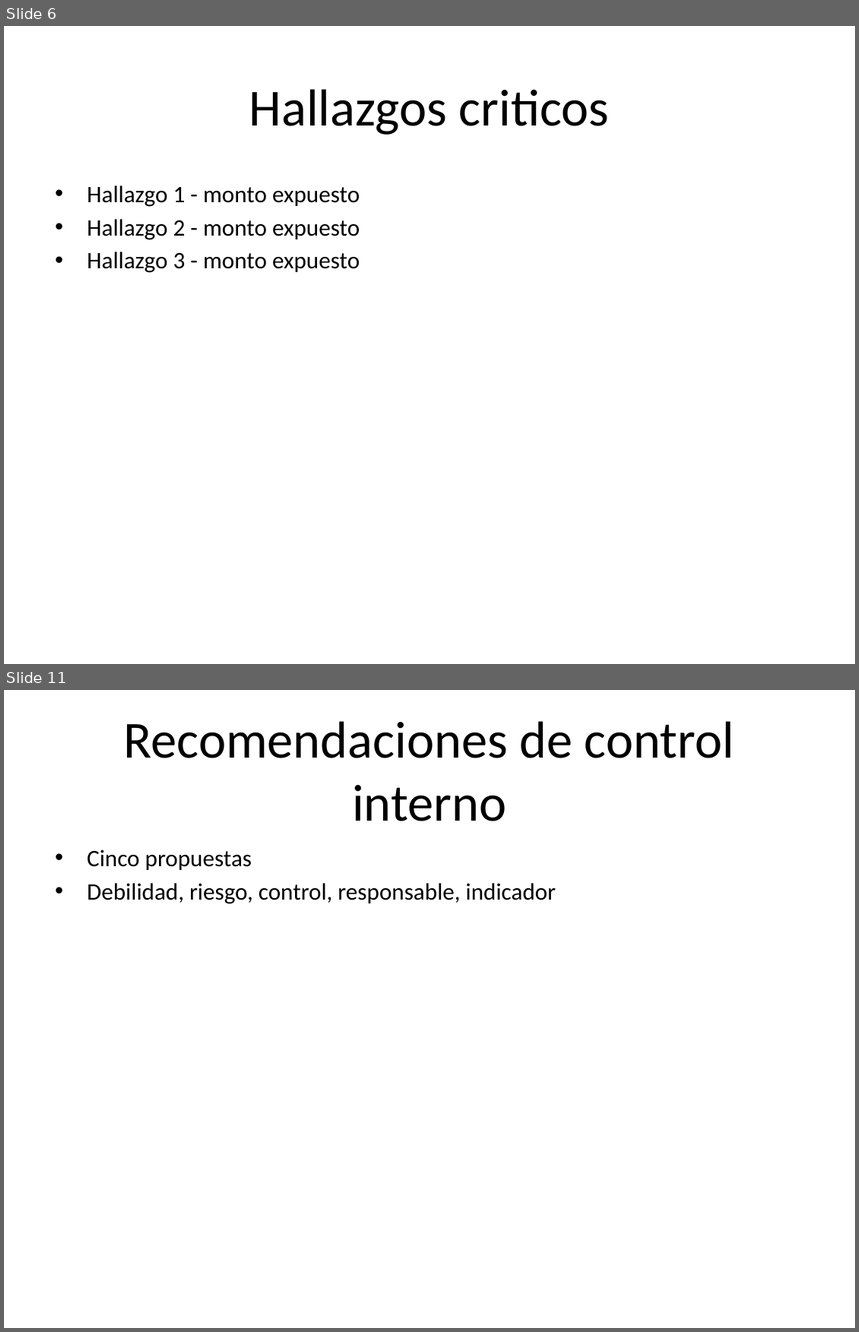
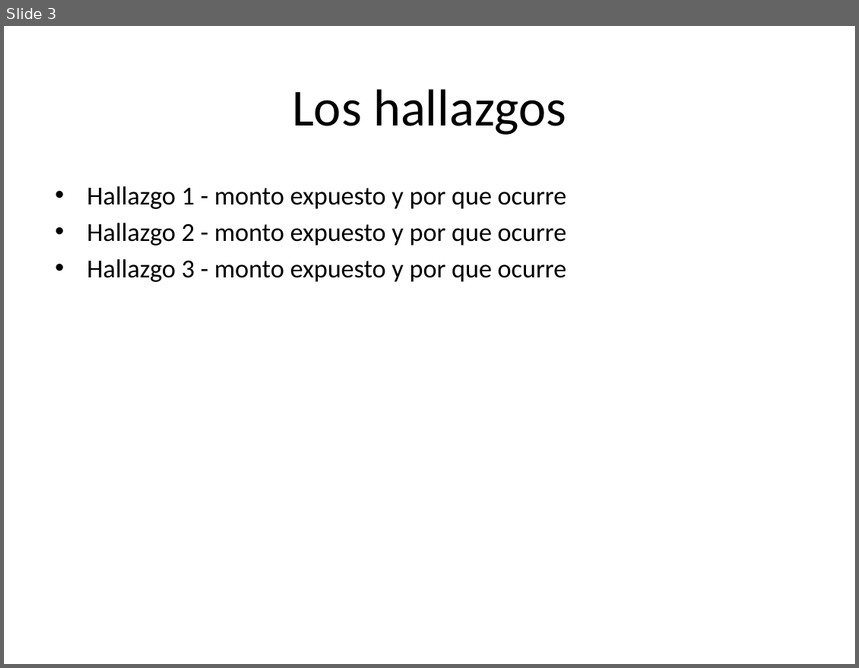
Before and after one commit to wcalcagno/hackathon-ubb-2026, a slide deck: templates/plantilla-presentacion.pptx. Shown one above the other, each under a label of ours: slides 6 and 11 before the commit, slide 3 after it; the slides between them are not shown. The pictures are 859x1332 and 859x668 pixels, drawn with LibreOffice and Linux fonts; fonts in the diff are those of the drawing. Boxes give left, top, right and bottom in pixels: in the first picture for what was removed or moved away, otherwise in the second. Text is boxed around its words. In the diff, an @@ line names an element or a change of style, - is before the commit and + after.

Commit message:
Pitch de 5 minutos y cronograma de la jornada
La exposicion pasa de 12 a 5 minutos, lo que obliga a rehacer el entregable
4: ya no es una defensa tecnica, es una recomendacion con evidencia.

- La plantilla de presentacion se reescribe como guia de pitch: maximo 6
  laminas, con el reparto de segundos por lamina, como abrir, que dejar
  fuera (metodologia, modelo, DAX, prompts) y los errores frecuentes.
- El .pptx se regenera con 6 laminas y los segundos asignados en las notas
  del orador. La primera lamina deja de ser portada y pasa a ser la tesis.
- Se agrega la seccion "La jornada" al README: horario oficial de 10:00 a
  16:00 con almuerzo de 13:00 a 14:00, distribucion sugerida en tres carriles
  paralelos y tres hitos de control, con congelamiento del analisis a las
  15:20 para reservar el cierre.

```diff
--- a/templates/plantilla-presentacion.pptx
+++ b/templates/plantilla-presentacion.pptx
@@ slide 11 removed at box(4, 690, 855, 1328), background #FFFFFF @@
@@ title removed at box(124, 721, 734, 821) @@
-Recomendaciones de control interno
@@ text removed at box(87, 850, 556, 904) @@
-• Cinco propuestas
-• Debilidad, riesgo, control, responsable, indicador
@@ what was slide 6 is now slide 3 @@
@@ slide 3 changed as well @@
@@ title at box(292, 89, 566, 135): text changed @@
-Hallazgos criticos
+Los hallazgos
@@ text at box(87, 186, 567, 282): text changed; size 20 to 22 pt @@
-• Hallazgo 1 - monto expuesto
-• Hallazgo 2 - monto expuesto
-• Hallazgo 3 - monto expuesto
+• Hallazgo 1 - monto expuesto y por que ocurre
+• Hallazgo 2 - monto expuesto y por que ocurre
+• Hallazgo 3 - monto expuesto y por que ocurre
```
Also in this commit, not shown: 1 other slide changed, 4 slides added, 9 other slides removed, 4 other files.
